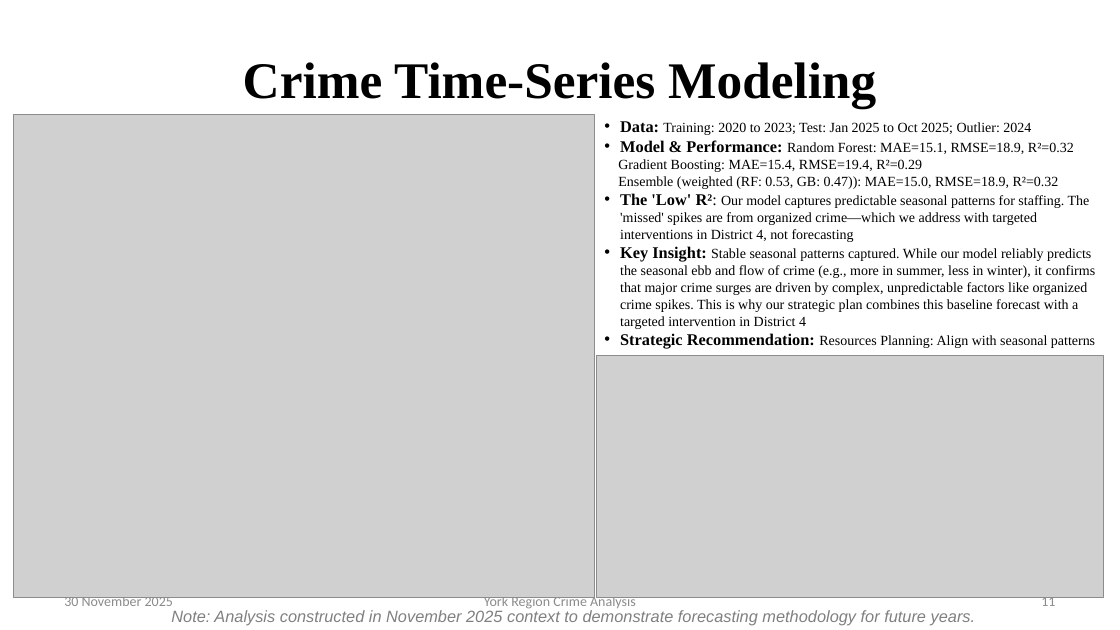
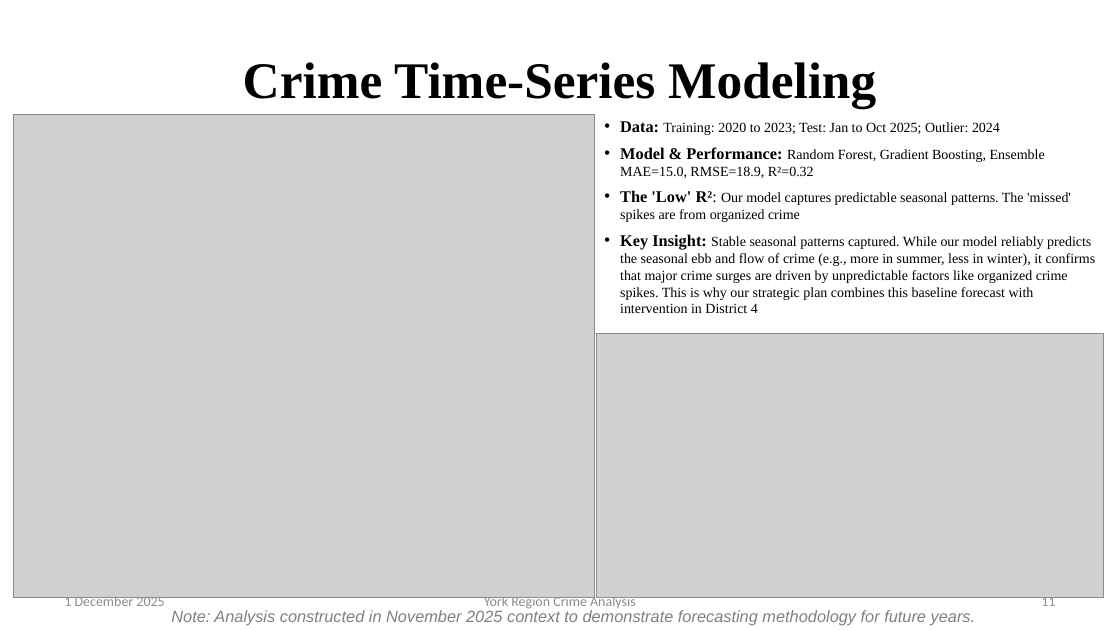
Before and after one commit to fuxima/YRP, a slide deck: slide 11 of YorkRegionCrimeAnalysis_presentation.pptx. Drawn at 1120x630 pixels with LibreOffice and Linux fonts; fonts in the diff are those of the drawing; grey boxes stand for pictures; background and template pictures are left out. Boxes give left, top, right and bottom in pixels: in the first picture for what was removed or moved away, otherwise in the second. Text is boxed around its words. In the diff, an @@ line names an element or a change of style, - is before the commit and + after.

```diff
--- a/YorkRegionCrimeAnalysis_presentation.pptx
+++ b/YorkRegionCrimeAnalysis_presentation.pptx
@@ text at box(620, 121, 1096, 313): text changed @@
-• Data: Training: 2020 to 2023; Test: Jan 2025 to Oct 2025; Outlier: 2024
-• Model & Performance: Random Forest: MAE=15.1, RMSE=18.9, R²=0.32
-Gradient Boosting: MAE=15.4, RMSE=19.4, R²=0.29
-Ensemble (weighted (RF: 0.53, GB: 0.47)): MAE=15.0, RMSE=18.9, R²=0.32
-• The 'Low' R²: Our model captures predictable seasonal patterns for staffing. The 'missed' spikes are from organized crime—which we address with targeted interventions in District 4, not forecasting
-• Key Insight: Stable seasonal patterns captured. While our model reliably predicts the seasonal ebb and flow of crime (e.g., more in summer, less in winter), it confirms that major crime surges are driven by complex, unpredictable factors like organized crime spikes. This is why our strategic plan combines this baseline forecast with a targeted intervention in District 4
-• Strategic Recommendation: Resources Planning: Align with seasonal patterns
+• Data: Training: 2020 to 2023; Test: Jan to Oct 2025; Outlier: 2024
+• Model & Performance: Random Forest, Gradient Boosting, Ensemble MAE=15.0, RMSE=18.9, R²=0.32
+• The 'Low' R²: Our model captures predictable seasonal patterns. The 'missed' spikes are from organized crime
+• Key Insight: Stable seasonal patterns captured. While our model reliably predicts the seasonal ebb and flow of crime (e.g., more in summer, less in winter), it confirms that major crime surges are driven by unpredictable factors like organized crime spikes. This is why our strategic plan combines this baseline forecast with intervention in District 4
@@ picture: place and size @@
-picture at box(597, 355, 1104, 597)
+picture at box(597, 334, 1104, 597)
@@ text at box(64, 594, 164, 606): text changed @@
-30 November 2025
+1 December 2025
```
Also in this commit, not shown: 27 other slides changed.
